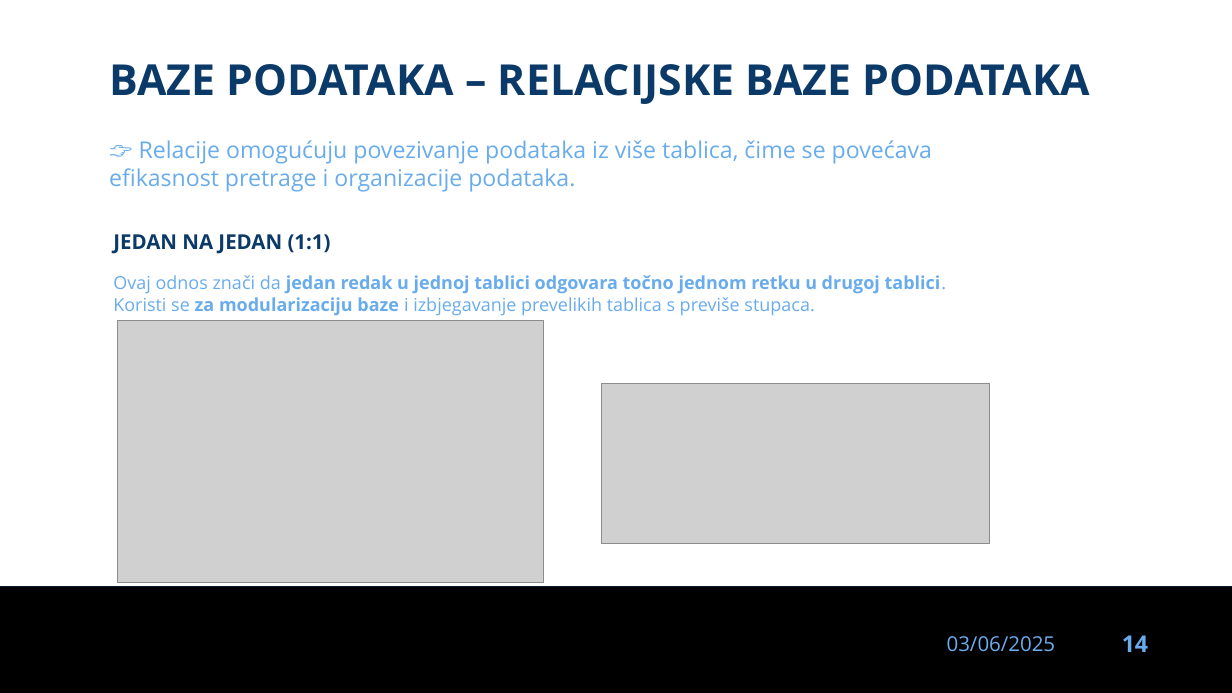
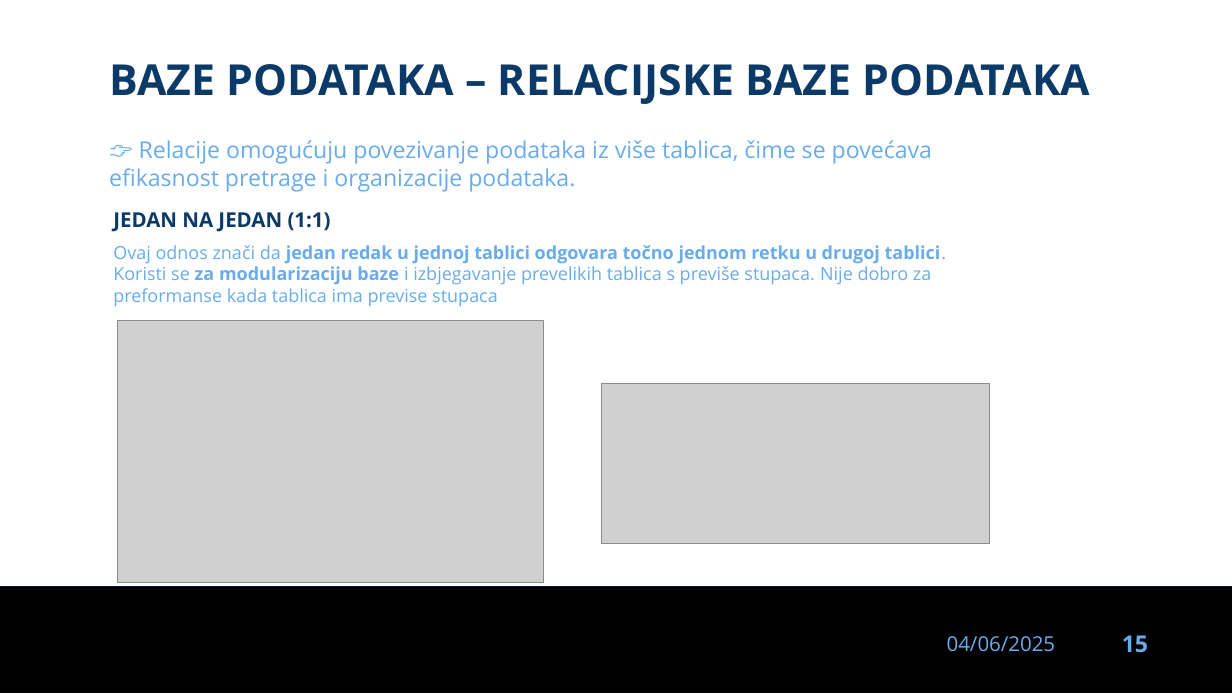
Before and after one commit to dinoDuvnjak/CTK, a slide deck: slide 15 of Bootcamp/DB-uvod/DB-uvod.pptx (slide 14 before the commit). Drawn at 1232x693 pixels with LibreOffice and Linux fonts; fonts in the diff are those of the drawing; grey boxes stand for pictures; background and template pictures are left out. Boxes give left, top, right and bottom in pixels: in the first picture for what was removed or moved away, otherwise in the second. Text is boxed around its words. In the diff, an @@ line names an element or a change of style, - is before the commit and + after.

```diff
--- a/Bootcamp/DB-uvod/DB-uvod.pptx
+++ b/Bootcamp/DB-uvod/DB-uvod.pptx
@@ text "JEDAN NA JEDAN (1:1)": place and size @@
-text "JEDAN NA JEDAN (1:1)" at bbox=[113, 234, 331, 254]
+text "JEDAN NA JEDAN (1:1)" at bbox=[113, 212, 331, 232]
@@ text at bbox=[113, 245, 947, 307]: text changed; bold off @@
-Ovaj odnos znači da jedan redak u jednoj tablici odgovara točno jednom retku u drugoj tablici.
-Koristi se za modularizaciju baze i izbjegavanje prevelikih tablica s previše stupaca.
+Ovaj odnos znači da jedan redak u jednoj tablici odgovara točno jednom retku u drugoj tablici.
+Koristi se za modularizaciju baze i izbjegavanje prevelikih tablica s previše stupaca. Nije dobro za preformanse kada tablica ima previse stupaca
@@ text at bbox=[947, 636, 1056, 652]: text changed @@
-03/06/2025
+04/06/2025
@@ page number at bbox=[1122, 635, 1148, 653]: text changed @@
-14
+15
```
Also in this commit, not shown: 28 other slides changed, 2 slides added, 1 slide removed, 4 other files.
